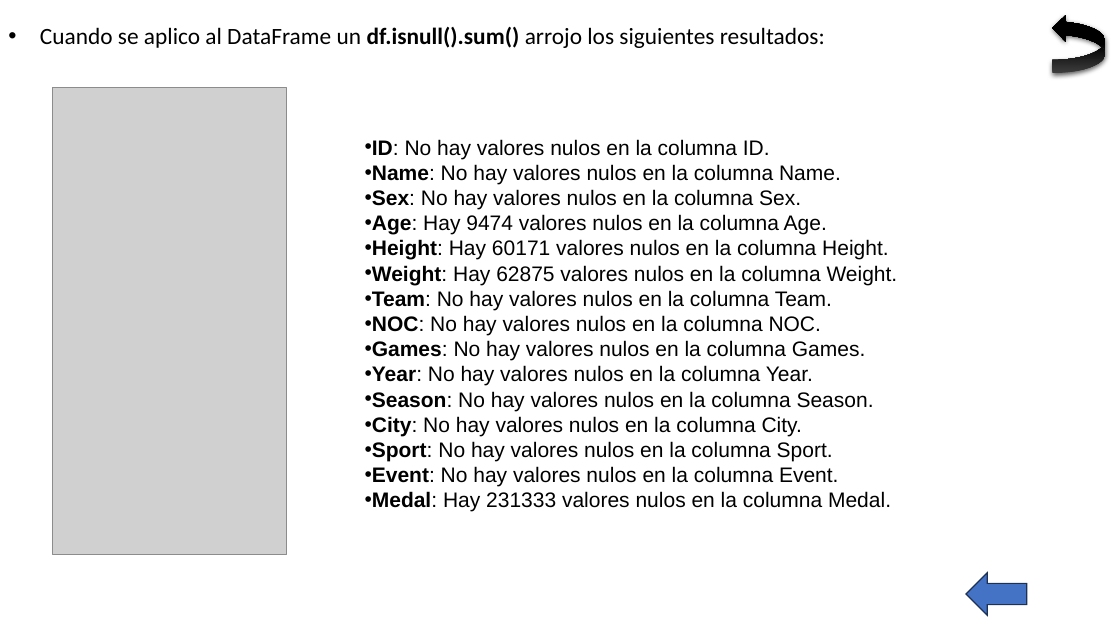
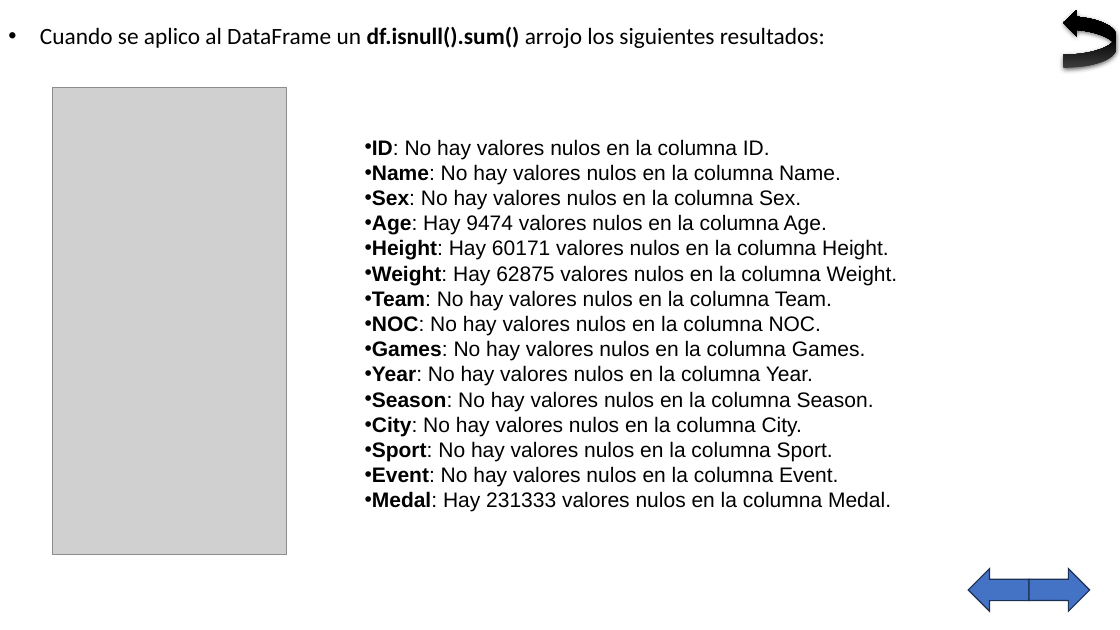
Before and after one commit to FauGC/Data-Science, a slide deck: slide 7 of Fausto González Castro - 120 Years of Olympic history.pptx. Drawn at 1120x630 pixels with LibreOffice and Linux fonts; fonts in the diff are those of the drawing; grey boxes stand for pictures; background and template pictures are left out. Boxes give left, top, right and bottom in pixels: in the first picture for what was removed or moved away, otherwise in the second. Text is boxed around its words. In the diff, an @@ line names an element or a change of style, - is before the commit and + after.

```diff
--- a/Fausto González Castro - 120 Years of Olympic history.pptx
+++ b/Fausto González Castro - 120 Years of Olympic history.pptx
@@ curved right arrow: place and size @@
-curved right arrow at [1053,14,1106,73]
+curved right arrow at [1064,9,1117,68]
@@ right arrow: place and size @@
-right arrow at [966,573,1027,616]
+right arrow at [969,569,1029,612]
@@ right arrow added at [1029,569,1090,612], fill #4472C4, outline #1E3256 1 pt @@
```
Also in this commit, not shown: 9 other slides changed, 3 slides added.
